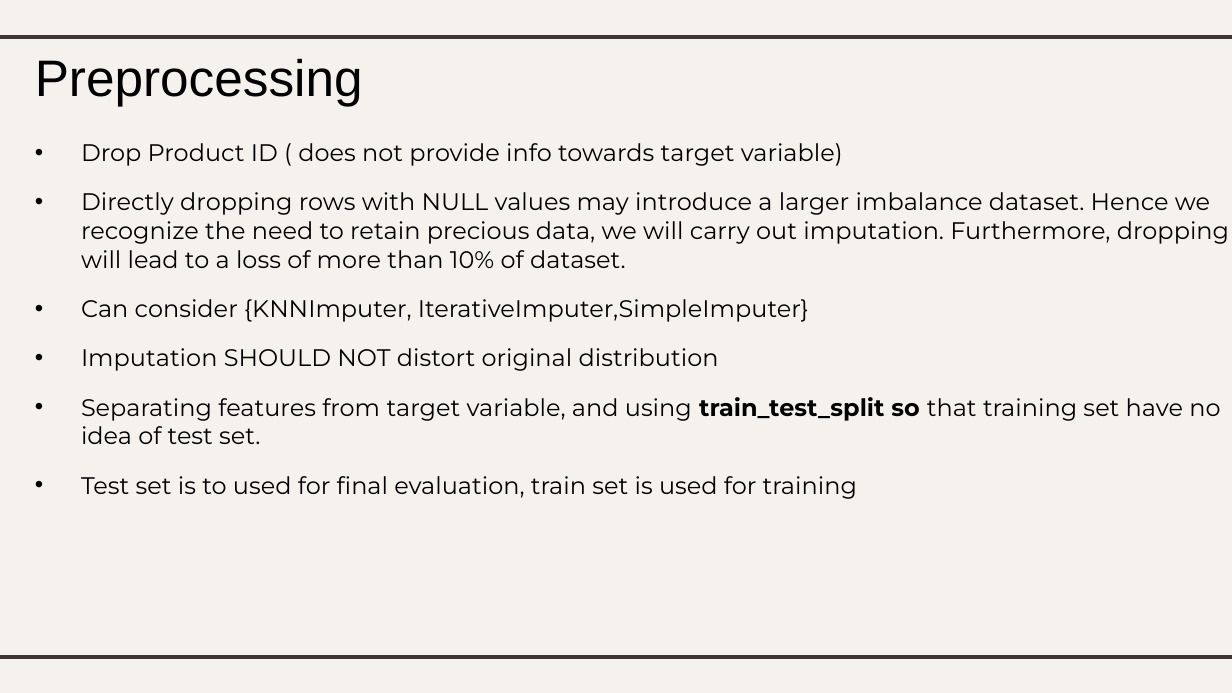
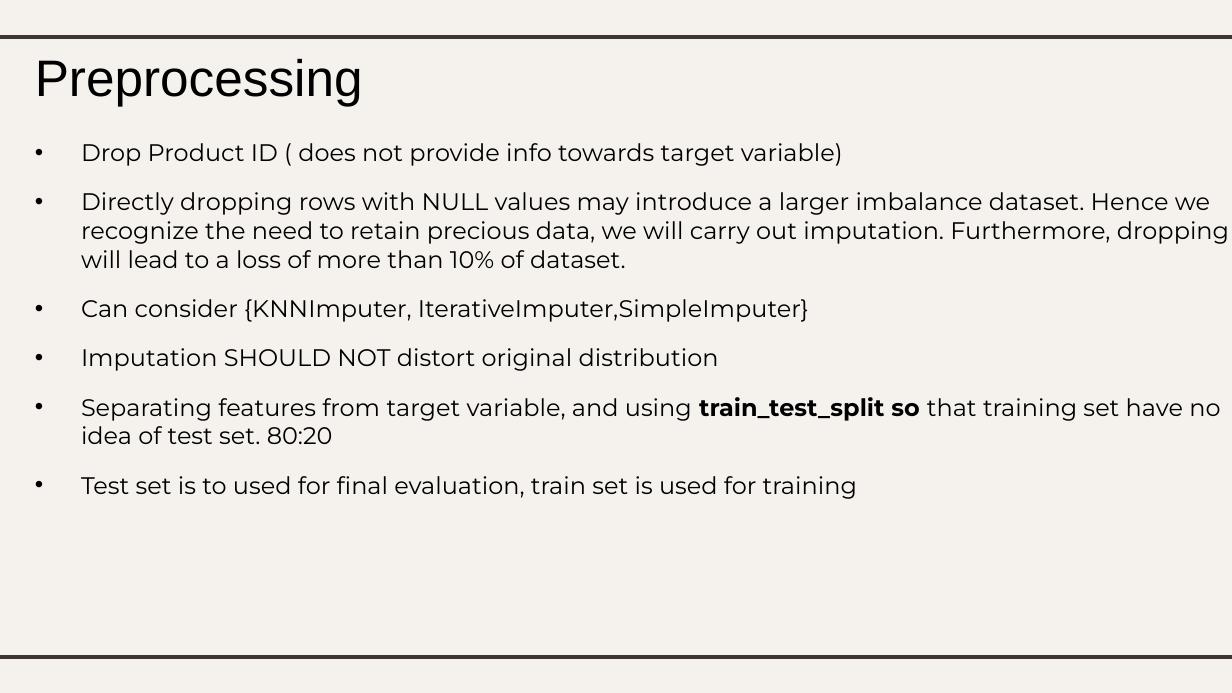
Before and after one commit to lhurr/Machine-Learning, a slide deck: slide 10 of DAAA2A02-2112589-LimHur-Classification.pptx (slide 9 before the commit). Drawn at 1232x693 pixels with LibreOffice and Linux fonts; fonts in the diff are those of the drawing. Boxes give left, top, right and bottom in pixels: in the first picture for what was removed or moved away, otherwise in the second. Text is boxed around its words. In the diff, an @@ line names an element or a change of style, - is before the commit and + after.

```diff
--- a/DAAA2A02-2112589-LimHur-Classification.pptx
+++ b/DAAA2A02-2112589-LimHur-Classification.pptx
@@ subtitle at <box>81,397,1220,444</box>: text changed @@
-• Separating features from target variable, and using train_test_split so that training set have no idea of test set.
+• Separating features from target variable, and using train_test_split so that training set have no idea of test set. 80:20
```
Also in this commit, not shown: 12 other slides changed, 1 slide added, 1 other file.
